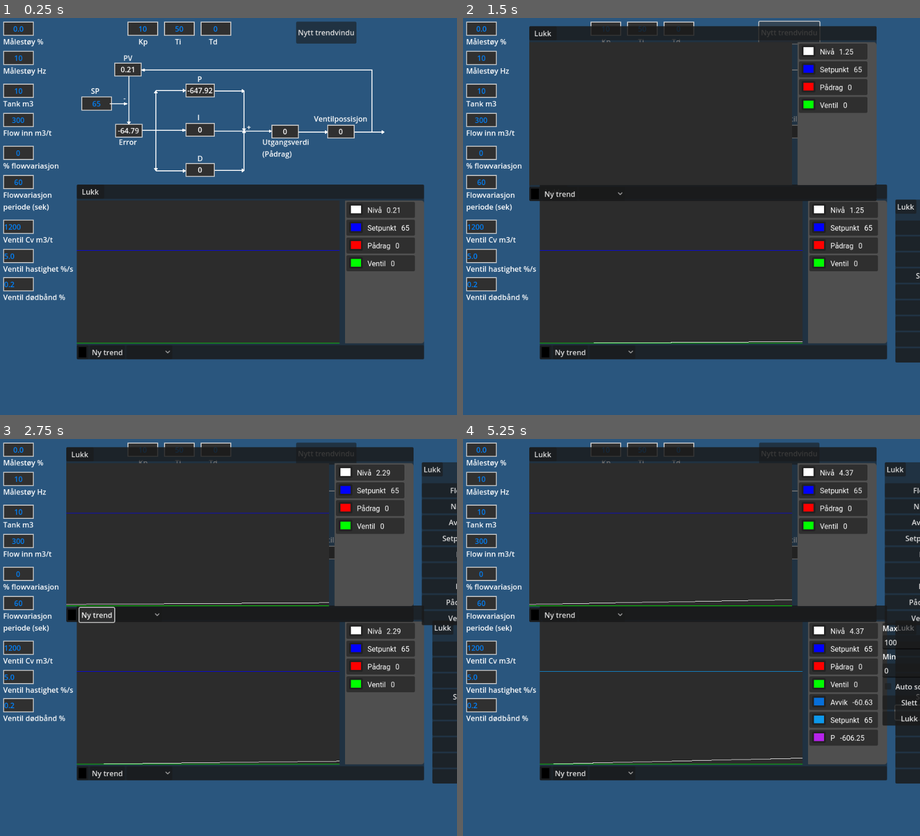
Above: before the commit, frames 1-4 (two rows, left to right).
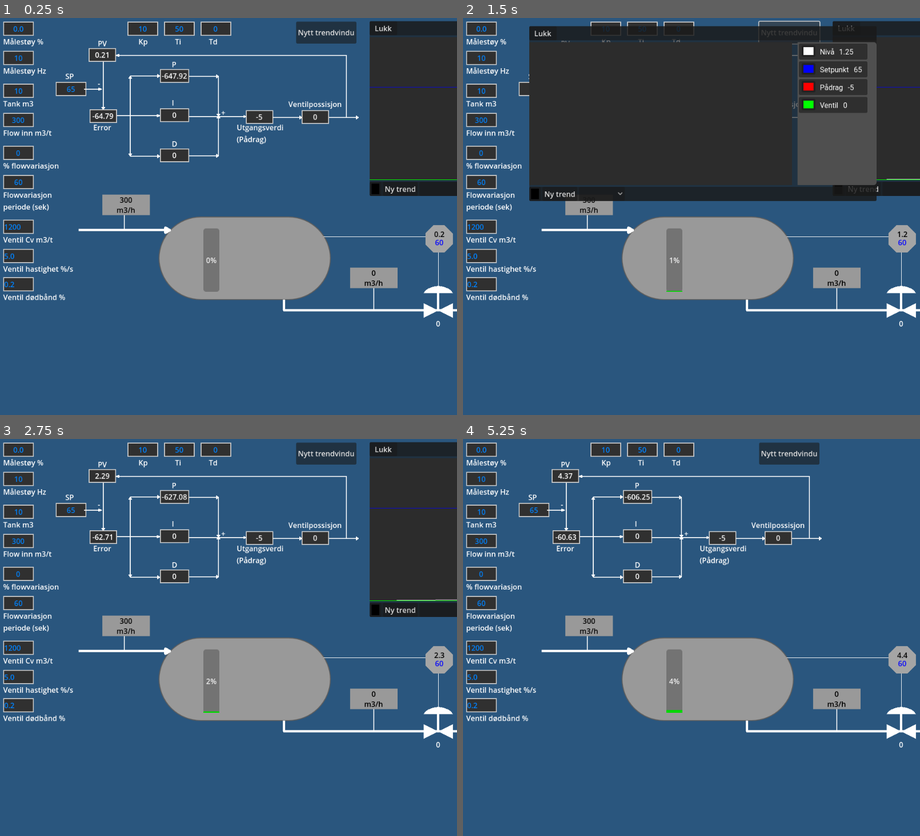
Above: after the commit, the same moments.

Repository: Keroflux/PIDsimulator
Game: Godot game, scene res://PIDsim.tscn
Same seed, same stepped clock (60 frames per second), same inputs: the game is played once before the commit and once after it.
Inputs (mouse positions are in pixels of both pictures, inside the frame that each line leads up to):
- Up to frame 1 (0.25 s): no input
- Up to frame 2 (1.5 s): click "Ny trend" at 0.5 s; click "Nytt trendvindu" at 1.25 s
- Up to frame 3 (2.75 s): click "Lukk" at 2 s
- Up to frame 4 (5.25 s): click (842, 629) at 2.77 s; click (910, 685) at 3.5 s, where only the run before the commit has a clickable "Auto scale"; click (910, 701) at 4.25 s, where only the run before the commit has a clickable "Slett"; click "Lukk" at 5 s

The runs differ from the first frame. In frame 1, 47% of the frame differs, in the area x 12-100%, y 0-87%; in frame 2, 37%; in frame 3, 65%; in frame 4, 68%, in the area x 12-100%, y 2-87%.

Commit message:
Added tank visualisation

Diff:
--- /dev/null
+++ b/FlowmeterInn.gd
@@ -0,0 +1,11 @@
+extends Label
+
+
+# Called when the node enters the scene tree for the first time.
+func _ready():
+	pass # Replace with function body.
+
+
+# Called every frame. 'delta' is the elapsed time since the previous frame.
+func _process(delta):
+	pass
--- /dev/null
+++ b/LevelGuage.gd
@@ -0,0 +1,11 @@
+extends ProgressBar
+
+var parent
+# Called when the node enters the scene tree for the first time.
+func _ready():
+	parent = get_tree().current_scene
+
+
+# Called every frame. 'delta' is the elapsed time since the previous frame.
+func _process(delta):
+	value = parent.level
--- a/PIDsim.gd
+++ b/PIDsim.gd
@@ -20,6 +20,7 @@
 var trend : float = 0.0
 var type: String = "Flow"
 var tw: Tween
+var valve_opening : float = 0.0
 
 
 func _ready() -> void:
@@ -38,6 +39,14 @@
 	level = (innhold / volum * 100) + current_noise
 	prosessverdi.prosess_verdi = level
 	trend = inflow + flow_var
+	$TankDrawing/ArrowInn/FlowmeterInn.text = str(snapped(inflow + flow_var, 0.1))
+	$TankDrawing/ArrowOut/FlowmeterOut.text = str(snapped(outflow, 0.01))
+	$TankDrawing/ArrowOut/Valve/Opening.text = str(snapped(valve_opening, 0.01))
+	$TankDrawing/Controller/Polygon2D/ControllerLevel.text = str(snapped(level, 0.1))
+	if valve_opening > 0.1:
+		$TankDrawing/ArrowOut/Valve.modulate = Color(0.0, 1.0, 0.0, 1.0)
+	else:
+		$TankDrawing/ArrowOut/Valve.modulate = Color(1.0, 1.0, 1.0, 1.0)
 
 
 func random_flow() -> void:
--- a/PIDsim.tscn
+++ b/PIDsim.tscn
@@ -9,6 +9,7 @@
 [ext_resource type="Script" path="res://Pådrag.gd" id="8"]
 [ext_resource type="Script" path="res://PIDsim.gd" id="9"]
 [ext_resource type="Script" path="res://Ventil.gd" id="11"]
+[ext_resource type="Script" path="res://LevelGuage.gd" id="11_wnsdd"]
 [ext_resource type="PackedScene" uid="uid://cnv2eytevp8ou" path="res://Trend.tscn" id="12"]
 
 [sub_resource type="StyleBoxFlat" id="3"]
@@ -18,11 +19,28 @@
 border_width_right = 2
 border_width_bottom = 2
 
+[sub_resource type="StyleBoxFlat" id="StyleBoxFlat_q0hlc"]
+border_width_left = 2
+border_width_top = 2
+border_width_right = 2
+border_width_bottom = 2
+border_color = Color(0.370364, 0.370365, 0.370364, 1)
+corner_radius_top_left = 100
+corner_radius_top_right = 100
+corner_radius_bottom_right = 100
+corner_radius_bottom_left = 100
+corner_detail = 16
+
+[sub_resource type="StyleBoxFlat" id="StyleBoxFlat_r60jn"]
+bg_color = Color(0, 0.8428, 3.85046e-07, 1)
+
+[sub_resource type="StyleBoxFlat" id="StyleBoxFlat_5y4uy"]
+
 [node name="PIDsim" type="Node2D" groups=["Trend"]]
 script = ExtResource("9")
 
 [node name="Blokkdiagram" type="Node2D" parent="."]
-position = Vector2(520, 256)
+position = Vector2(464, 224)
 
 [node name="ProsessVerdi" type="Label" parent="Blokkdiagram" groups=["Trend"]]
 anchors_preset = 15
@@ -376,7 +394,156 @@
 text = "Ventilpossisjon"
 metadata/_edit_use_anchors_ = true
 
-[node name="Kp" type="LineEdit" parent="."]
+[node name="TankDrawing" type="Node2D" parent="."]
+position = Vector2(30, 49)
+
+[node name="Tank" type="Panel" parent="TankDrawing"]
+offset_left = 317.0
+offset_top = 386.0
+offset_right = 694.0
+offset_bottom = 569.0
+theme_override_styles/panel = SubResource("StyleBoxFlat_q0hlc")
+
+[node name="LevelGuage" type="ProgressBar" parent="TankDrawing/Tank"]
+layout_mode = 0
+offset_left = 98.0
+offset_top = 26.0
+offset_right = 133.0
+offset_bottom = 165.0
+theme_override_styles/fill = SubResource("StyleBoxFlat_r60jn")
+value = 50.0
+fill_mode = 3
+script = ExtResource("11_wnsdd")
+
+[node name="ArrowInn" type="Line2D" parent="TankDrawing"]
+position = Vector2(214, 392)
+points = PackedVector2Array(-72, 24, 128, 24, 118, 18, 118, 30, 128, 24)
+width = 5.0
+joint_mode = 2
+
+[node name="FlowmeterInn" type="Label" parent="TankDrawing/ArrowInn"]
+offset_left = -20.0
+offset_top = -54.0
+offset_right = 84.0
+offset_bottom = -31.0
+theme_override_colors/font_color = Color(0, 0, 0, 1)
+theme_override_styles/normal = SubResource("StyleBoxFlat_5y4uy")
+text = "300 m3/h"
+horizontal_alignment = 1
+vertical_alignment = 1
+
+[node name="Unit" type="Label" parent="TankDrawing/ArrowInn/FlowmeterInn"]
+offset_top = 22.0
+offset_right = 104.0
+offset_bottom = 45.0
+theme_override_colors/font_color = Color(0, 0, 0, 1)
+theme_override_styles/normal = SubResource("StyleBoxFlat_5y4uy")
+text = "m3/h"
+horizontal_alignment = 1
+vertical_alignment = 1
+
+[node name="Line2D" type="Line2D" parent="TankDrawing/ArrowInn/FlowmeterInn"]
+show_behind_parent = true
+points = PackedVector2Array(48, 44, 48, 76)
+width = 2.0
+
+[node name="ArrowOut" type="Line2D" parent="TankDrawing"]
+points = PackedVector2Array(592, 568, 592, 592, 1088, 592, 1076, 586, 1076, 598, 1088, 592)
+width = 5.0
+joint_mode = 2
+
+[node name="FlowmeterOut" type="Label" parent="TankDrawing/ArrowOut"]
+offset_left = 736.0
+offset_top = 498.0
+offset_right = 840.0
+offset_bottom = 521.0
+theme_override_colors/font_color = Color(0, 0, 0, 1)
+theme_override_styles/normal = SubResource("StyleBoxFlat_5y4uy")
+text = "300 m3/h"
+horizontal_alignment = 1
+vertical_alignment = 1
+
+[node name="Unit" type="Label" parent="TankDrawing/ArrowOut/FlowmeterOut"]
+offset_top = 22.0
+offset_right = 104.0
+offset_bottom = 45.0
+theme_override_colors/font_color = Color(0, 0, 0, 1)
+theme_override_styles/normal = SubResource("StyleBoxFlat_5y4uy")
+text = "m3/h"
+horizontal_alignment = 1
+vertical_alignment = 1
+
+[node name="Line2D" type="Line2D" parent="TankDrawing/ArrowOut/FlowmeterOut"]
+show_behind_parent = true
+points = PackedVector2Array(52, 44, 52, 92)
+width = 2.0
+
+[node name="Valve" type="Node2D" parent="TankDrawing/ArrowOut"]
+modulate = Color(0, 0.831373, 0, 1)
+position = Vector2(286, 466)
+
+[node name="Polygon2D" type="Polygon2D" parent="TankDrawing/ArrowOut/Valve"]
+polygon = PackedVector2Array(611, 110, 611, 142, 643, 126)
+
+[node name="Polygon2D2" type="Polygon2D" parent="TankDrawing/ArrowOut/Valve"]
+polygon = PackedVector2Array(643, 126, 675, 110, 675, 142)
+
+[node name="Polygon2D3" type="Polygon2D" parent="TankDrawing/ArrowOut/Valve"]
+polygon = PackedVector2Array(611, 88, 675, 88, 671, 82, 665, 78, 655, 74, 643, 72, 631, 74, 621, 78, 615, 82)
+
+[node name="Line2D" type="Line2D" parent="TankDrawing/ArrowOut/Valve"]
+points = PackedVector2Array(643, 88, 643, 127)
+width = 5.0
+
+[node name="Opening" type="Label" parent="TankDrawing/ArrowOut/Valve"]
+offset_left = 623.333
+offset_top = 143.333
+offset_right = 663.333
+offset_bottom = 166.333
+horizontal_alignment = 1
+
+[node name="Controller" type="Node2D" parent="TankDrawing"]
+position = Vector2(815, 427)
+
+[node name="Polygon2D" type="Polygon2D" parent="TankDrawing/Controller"]
+position = Vector2(31, -26)
+color = Color(0.650128, 0.650128, 0.650128, 1)
+polygon = PackedVector2Array(55, 22, 55, 46, 73, 64, 97, 64, 115, 46, 115, 22, 97, 4, 73, 4)
+
+[node name="ControllerLevel" type="Label" parent="TankDrawing/Controller/Polygon2D"]
+offset_left = 66.0
+offset_top = 12.0
+offset_right = 106.0
+offset_bottom = 35.0
+theme_override_colors/font_color = Color(0, 0, 0, 1)
+text = "60
+"
+horizontal_alignment = 1
+vertical_alignment = 1
+
+[node name="ControllerSP" type="Label" parent="TankDrawing/Controller/Polygon2D"]
+offset_left = 66.0
+offset_top = 30.0
+offset_right = 106.0
+offset_bottom = 53.0
+mouse_filter = 0
+theme_override_colors/font_color = Color(0, 0, 1, 1)
+text = "60
+"
+horizontal_alignment = 1
+vertical_alignment = 1
+
+[node name="Line2D" type="Line2D" parent="TankDrawing/Controller"]
+show_behind_parent = true
+points = PackedVector2Array(-137, 4, 115, 4, 115, 112)
+width = 1.0
+
+[node name="Trend" parent="." instance=ExtResource("12")]
+position = Vector2(809, 34)
+
+[node name="UI" type="Node2D" parent="."]
+
+[node name="Kp" type="LineEdit" parent="UI"]
 anchors_preset = 15
 anchor_right = 1.0
 anchor_bottom = 1.0
@@ -391,7 +558,7 @@
 text = "10"
 alignment = 1
 
-[node name="Label" type="Label" parent="Kp"]
+[node name="Label" type="Label" parent="UI/Kp"]
 layout_mode = 0
 offset_left = 24.0
 offset_top = 32.0
@@ -399,7 +566,7 @@
 offset_bottom = 55.0
 text = "Kp"
 
-[node name="Ti" type="LineEdit" parent="."]
+[node name="Ti" type="LineEdit" parent="UI"]
 anchors_preset = 15
 anchor_right = 1.0
 anchor_bottom = 1.0
@@ -414,7 +581,7 @@
 text = "50"
 alignment = 1
 
-[node name="Label" type="Label" parent="Ti"]
+[node name="Label" type="Label" parent="UI/Ti"]
 layout_mode = 0
 offset_left = 24.0
 offset_top = 32.0
@@ -422,7 +589,7 @@
 offset_bottom = 55.0
 text = "Ti"
 
-[node name="Td" type="LineEdit" parent="."]
+[node name="Td" type="LineEdit" parent="UI"]
 anchors_preset = 15
 anchor_right = 1.0
 anchor_bottom = 1.0
@@ -437,7 +604,7 @@
 text = "0"
 alignment = 1
 
-[node name="Label" type="Label" parent="Td"]
+[node name="Label" type="Label" parent="UI/Td"]
 layout_mode = 0
 offset_left = 17.5313
 offset_top = 32.0
@@ -445,7 +612,7 @@
 offset_bottom = 55.0
 text = "Td"
 
-[node name="InnFlow" type="LineEdit" parent="."]
+[node name="InnFlow" type="LineEdit" parent="UI"]
 anchors_preset = 15
 anchor_right = 1.0
 anchor_bottom = 1.0
@@ -460,14 +627,14 @@
 text = "300"
 alignment = 1
 
-[node name="Label" type="Label" parent="InnFlow"]
+[node name="Label" type="Label" parent="UI/InnFlow"]
 layout_mode = 0
 offset_top = 32.0
 offset_right = 136.0
 offset_bottom = 55.0
 text = "Flow inn m3/t"
 
-[node name="FlowVariasjon" type="LineEdit" parent="."]
+[node name="FlowVariasjon" type="LineEdit" parent="UI"]
 anchors_preset = 15
 anchor_right = 1.0
 anchor_bottom = 1.0
@@ -482,14 +649,14 @@
 text = "0"
 alignment = 1
 
-[node name="Label" type="Label" parent="FlowVariasjon"]
+[node name="Label" type="Label" parent="UI/FlowVariasjon"]
 layout_mode = 0
 offset_top = 32.0
 offset_right = 171.0
 offset_bottom = 55.0
 text = "% flowvariasjon"
 
-[node name="FlowVariasjonTid" type="LineEdit" parent="."]
+[node name="FlowVariasjonTid" type="LineEdit" parent="UI"]
 anchors_preset = 15
 anchor_right = 1.0
 anchor_bottom = 1.0
@@ -504,7 +671,7 @@
 text = "60"
 alignment = 1
 
-[node name="Label" type="Label" parent="FlowVariasjonTid"]
+[node name="Label" type="Label" parent="UI/FlowVariasjonTid"]
 layout_mode = 0
 offset_top = 32.0
 offset_right = 156.0
@@ -512,7 +679,7 @@
 text = "Flowvariasjon
 periode (sek)"
 
-[node name="TankSize" type="LineEdit" parent="."]
+[node name="TankSize" type="LineEdit" parent="UI"]
 anchors_preset = 15
 anchor_right = 1.0
 anchor_bottom = 1.0
@@ -527,14 +694,14 @@
 text = "10"
 alignment = 1
 
-[node name="Label" type="Label" parent="TankSize"]
+[node name="Label" type="Label" parent="UI/TankSize"]
 layout_mode = 0
 offset_top = 32.0
 offset_right = 144.0
 offset_bottom = 55.0
 text = "Tank m3"
 
-[node name="VentilSize" type="LineEdit" parent="."]
+[node name="VentilSize" type="LineEdit" parent="UI"]
 anchors_preset = 15
 anchor_right = 1.0
 anchor_bottom = 1.0
@@ -548,14 +715,14 @@
 theme_override_styles/normal = SubResource("3")
 text = "1200"
 
-[node name="Label" type="Label" parent="VentilSize"]
+[node name="Label" type="Label" parent="UI/VentilSize"]
 layout_mode = 0
 offset_top = 32.0
 offset_right = 144.0
 offset_bottom = 55.0
 text = "Ventil Cv m3/t"
 
-[node name="VentilHastighet" type="LineEdit" parent="."]
+[node name="VentilHastighet" type="LineEdit" parent="UI"]
 anchors_preset = 15
 anchor_right = 1.0
 anchor_bottom = 1.0
@@ -569,14 +736,14 @@
 theme_override_styles/normal = SubResource("3")
 text = "5.0"
 
-[node name="Label" type="Label" parent="VentilHastighet"]
+[node name="Label" type="Label" parent="UI/VentilHastighet"]
 layout_mode = 0
 offset_top = 32.0
 offset_right = 157.0
 offset_bottom = 55.0
 text = "Ventil hastighet %/s"
 
-[node name="VentilDødbånd" type="LineEdit" parent="."]
+[node name="VentilDødbånd" type="LineEdit" parent="UI"]
 anchors_preset = 15
 anchor_right = 1.0
 anchor_bottom = 1.0
@@ -590,14 +757,14 @@
 theme_override_styles/normal = SubResource("3")
 text = "0.2"
 
-[node name="Label" type="Label" parent="VentilDødbånd"]
+[node name="Label" type="Label" parent="UI/VentilDødbånd"]
 layout_mode = 0
 offset_top = 32.0
 offset_right = 157.0
 offset_bottom = 55.0
 text = "Ventil dødbånd %"
 
-[node name="Målestøy" type="LineEdit" parent="."]
+[node name="Målestøy" type="LineEdit" parent="UI"]
 anchors_preset = 15
 anchor_right = 1.0
 anchor_bottom = 1.0
@@ -612,14 +779,14 @@
 text = "0.0"
 alignment = 1
 
-[node name="Label" type="Label" parent="Målestøy"]
+[node name="Label" type="Label" parent="UI/Målestøy"]
 layout_mode = 0
 offset_top = 32.0
 offset_right = 144.0
 offset_bottom = 55.0
 text = "Målestøy %"
 
-[node name="MålestøyHZ" type="LineEdit" parent="."]
+[node name="MålestøyHZ" type="LineEdit" parent="UI"]
 anchors_preset = 15
 anchor_right = 1.0
 anchor_bottom = 1.0
@@ -634,17 +801,14 @@
 text = "10"
 alignment = 1
 
-[node name="Label" type="Label" parent="MålestøyHZ"]
+[node name="Label" type="Label" parent="UI/MålestøyHZ"]
 layout_mode = 0
 offset_top = 32.0
 offset_right = 144.0
 offset_bottom = 55.0
 text = "Målestøy Hz"
 
-[node name="Trend" parent="." instance=ExtResource("12")]
-position = Vector2(168, 392)
-
-[node name="NyTrend" type="Button" parent="."]
+[node name="NyTrend" type="Button" parent="UI"]
 anchors_preset = 2
 anchor_top = 1.0
 anchor_bottom = 1.0
@@ -656,18 +820,18 @@
 text = "Nytt trendvindu"
 
 [connection signal="text_submitted" from="Blokkdiagram/Setpunkt" to="Blokkdiagram/Setpunkt" method="_on_Setpunkt_text_entered"]
-[connection signal="text_submitted" from="Kp" to="Blokkdiagram/Proporsjonal" method="_on_Kp_text_entered"]
-[connection signal="text_submitted" from="Kp" to="Blokkdiagram/Integral" method="_on_Kp_text_entered"]
-[connection signal="text_submitted" from="Kp" to="Blokkdiagram/Derivat" method="_on_Kp_text_entered"]
-[connection signal="text_submitted" from="Ti" to="Blokkdiagram/Integral" method="_on_Ti_text_entered"]
-[connection signal="text_submitted" from="Td" to="Blokkdiagram/Derivat" method="_on_Td_text_entered"]
-[connection signal="text_submitted" from="InnFlow" to="." method="_on_InnFlow_text_entered"]
-[connection signal="text_submitted" from="FlowVariasjon" to="." method="_on_FlowVariasjon_text_entered"]
-[connection signal="text_submitted" from="FlowVariasjonTid" to="." method="_on_FlowVariasjonTid_text_entered"]
-[connection signal="text_submitted" from="TankSize" to="." method="_on_TankSize_text_entered"]
-[connection signal="text_submitted" from="VentilSize" to="Blokkdiagram/Ventil" method="_on_VentilSize_text_entered"]
-[connection signal="text_submitted" from="VentilHastighet" to="Blokkdiagram/Ventil" method="_on_VentilHastighet_text_entered"]
-[connection signal="text_submitted" from="VentilDødbånd" to="Blokkdiagram/Ventil" method="_on_VentilDdbnd_text_entered"]
-[connection signal="text_submitted" from="Målestøy" to="." method="_on_Mlesty_text_entered"]
-[connection signal="text_submitted" from="MålestøyHZ" to="." method="_on_MlestyHZ_text_entered"]
-[connection signal="pressed" from="NyTrend" to="." method="_on_NyTrend_pressed"]
+[connection signal="text_submitted" from="UI/Kp" to="Blokkdiagram/Proporsjonal" method="_on_Kp_text_entered"]
+[connection signal="text_submitted" from="UI/Kp" to="Blokkdiagram/Integral" method="_on_Kp_text_entered"]
+[connection signal="text_submitted" from="UI/Kp" to="Blokkdiagram/Derivat" method="_on_Kp_text_entered"]
+[connection signal="text_submitted" from="UI/Ti" to="Blokkdiagram/Integral" method="_on_Ti_text_entered"]
+[connection signal="text_submitted" from="UI/Td" to="Blokkdiagram/Derivat" method="_on_Td_text_entered"]
+[connection signal="text_submitted" from="UI/InnFlow" to="." method="_on_InnFlow_text_entered"]
+[connection signal="text_submitted" from="UI/FlowVariasjon" to="." method="_on_FlowVariasjon_text_entered"]
+[connection signal="text_submitted" from="UI/FlowVariasjonTid" to="." method="_on_FlowVariasjonTid_text_entered"]
+[connection signal="text_submitted" from="UI/TankSize" to="." method="_on_TankSize_text_entered"]
+[connection signal="text_submitted" from="UI/VentilSize" to="Blokkdiagram/Ventil" method="_on_VentilSize_text_entered"]
+[connection signal="text_submitted" from="UI/VentilHastighet" to="Blokkdiagram/Ventil" method="_on_VentilHastighet_text_entered"]
+[connection signal="text_submitted" from="UI/VentilDødbånd" to="Blokkdiagram/Ventil" method="_on_VentilDdbnd_text_entered"]
+[connection signal="text_submitted" from="UI/Målestøy" to="." method="_on_Mlesty_text_entered"]
+[connection signal="text_submitted" from="UI/MålestøyHZ" to="." method="_on_MlestyHZ_text_entered"]
+[connection signal="pressed" from="UI/NyTrend" to="." method="_on_NyTrend_pressed"]
--- a/Pådrag.gd
+++ b/Pådrag.gd
@@ -22,6 +22,6 @@
 	i = integral.utgangsverdi
 	d = derivat.utgangsverdi
 	utgang = p + i + d
-	utgang = clamp(utgang, 0, 100)
+	utgang = clamp(utgang, -5, 100)
 	trend = utgang
 	text = str(snapped(utgang, 0.01))
--- a/Setpunkt.gd
+++ b/Setpunkt.gd
@@ -4,10 +4,12 @@
 var avvik: Node
 var setpunkt: float = 65
 var trend: float = 0.0
+var controllerSP
 
 
 func _ready() -> void:
 	avvik = get_parent().get_node("Avvik")
+	controllerSP = get_parent().get_parent().get_node("TankDrawing/Controller/Polygon2D/ControllerSP")
 	avvik.setpunkt = setpunkt
 	trend = setpunkt
 
@@ -19,3 +21,4 @@
 	setpunkt = float(new_text)
 	avvik.setpunkt = setpunkt
 	trend = setpunkt
+	controllerSP.text = new_text
--- a/TrendLine2.gd
+++ b/TrendLine2.gd
@@ -113,9 +113,9 @@
 		data_points.pop_front()
 
 
-func set_auto_scale_y(set: bool) -> void:
-	auto_scale_y = set
-	trend_label.get_node("Config/VBoxContainer/Max").editable = !set
+func set_auto_scale_y(enable: bool) -> void:
+	auto_scale_y = enable
+	trend_label.get_node("Config/VBoxContainer/Max").editable = !enable
 	trend_label.get_node("Config/VBoxContainer/Max").text = str(max_value)
-	trend_label.get_node("Config/VBoxContainer/Min").editable = !set
+	trend_label.get_node("Config/VBoxContainer/Min").editable = !enable
 	trend_label.get_node("Config/VBoxContainer/Min").text = str(min_value)
--- a/Ventil.gd
+++ b/Ventil.gd
@@ -25,8 +25,10 @@
 		elif ventilpossisjon - deadband > regulator.utgang:
 			ventilpossisjon -= delta * ventilhastighet
 
-	flow = cv * (ventilpossisjon / 100)
+	ventilpossisjon = clamp(ventilpossisjon, 0, 100)
+	flow = cv * (ventilpossisjon / 100.0)
 	separator.outflow = flow
+	separator.valve_opening = ventilpossisjon
 
 	trend = ventilpossisjon
 	text = str(snapped(ventilpossisjon, 0.01))
Not shown: 1 places in PIDsim.tscn that only renumber resources
